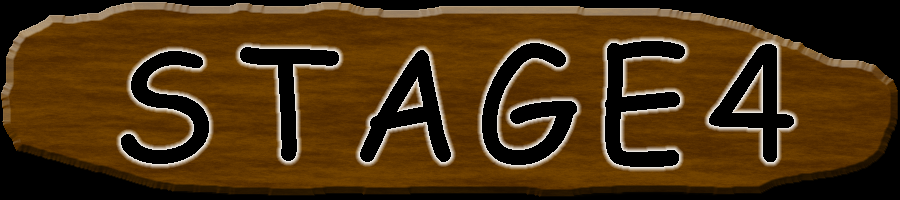
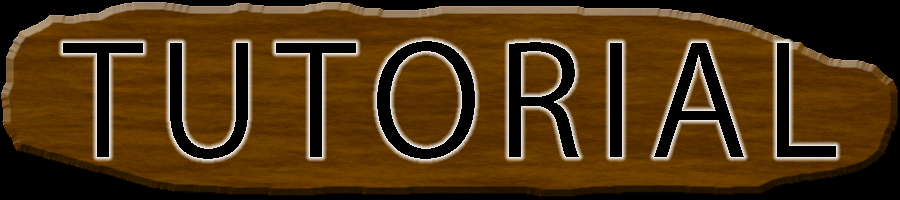
Comparing the layer stacks of the two 900×200 images. Changes:
added layer "TUTORIAL" above "STAGE4" over [63, 41, 836, 159]
hid "STAGE4" over [121, 41, 794, 167]
